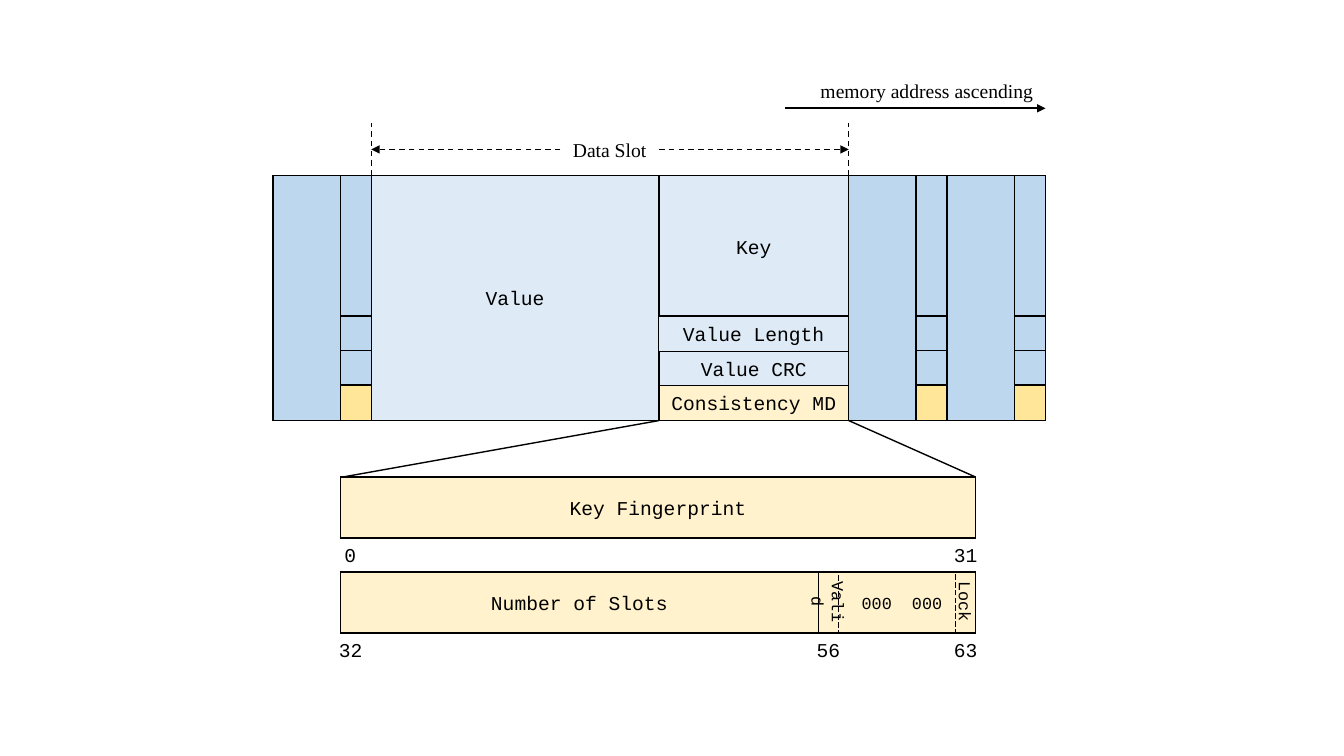
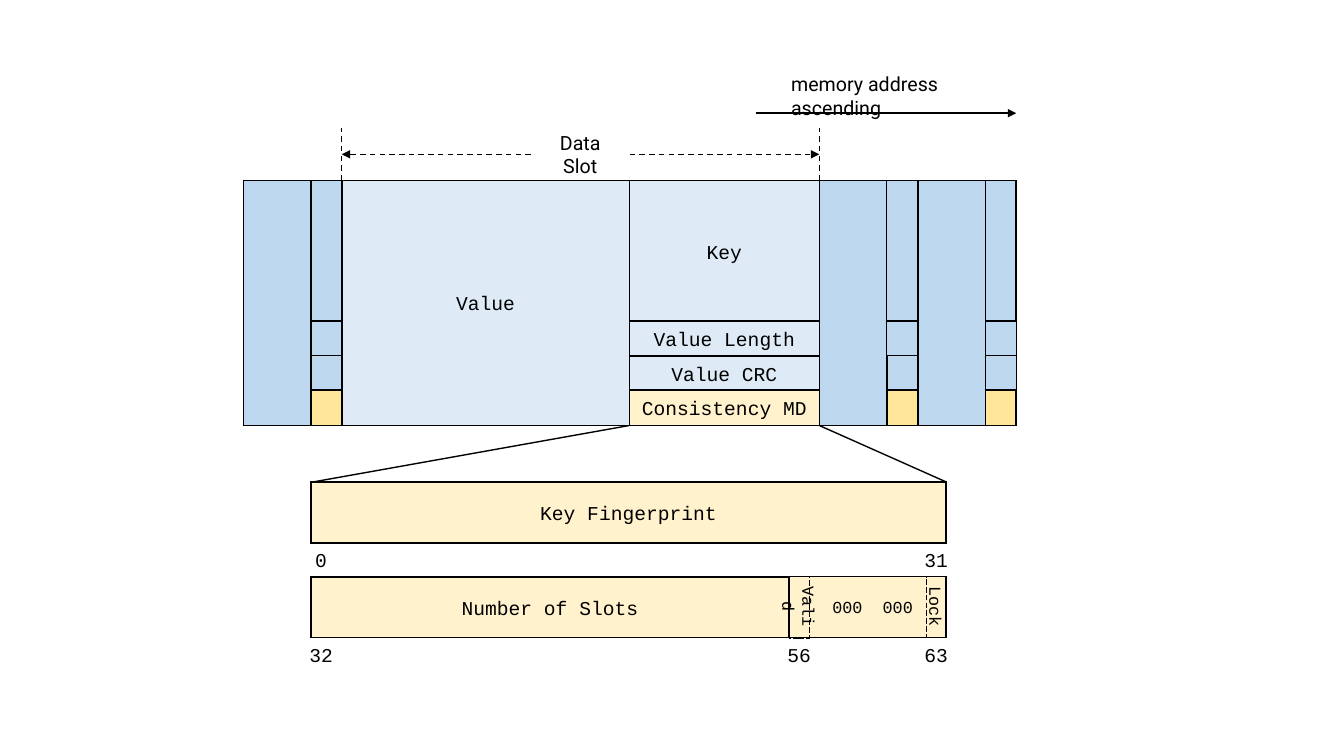
Before and after one commit to smdsbz/Gestalt, a slide deck: slide 8 of Documents/design/charts.pptx (slide 5 before the commit). Drawn at 1344x756 pixels with LibreOffice and Linux fonts; fonts in the diff are those of the drawing. Boxes give left, top, right and bottom in pixels: in the first picture for what was removed or moved away, otherwise in the second. Text is boxed around its words. In the diff, an @@ line names an element or a change of style, - is before the commit and + after.

```diff
--- a/Documents/design/charts.pptx
+++ b/Documents/design/charts.pptx
@@ text "memory address ascending" at <box>791,76,938,119</box>: font Times New Roman to Roboto @@
@@ text "Data Slot" at <box>560,136,601,174</box>: font Times New Roman to Roboto @@
@@ 27 rectangles, 7 texts, 4 lines, 3 arrows: place and size @@
-27 rectangles, 7 texts, 4 lines, 3 arrows at <box>272,84,1047,658</box>
+27 rectangles, 7 texts, 4 lines, 3 arrows at <box>243,76,1017,663</box>
```
Also in this commit, not shown: 2 other slides changed, 3 slides added.
